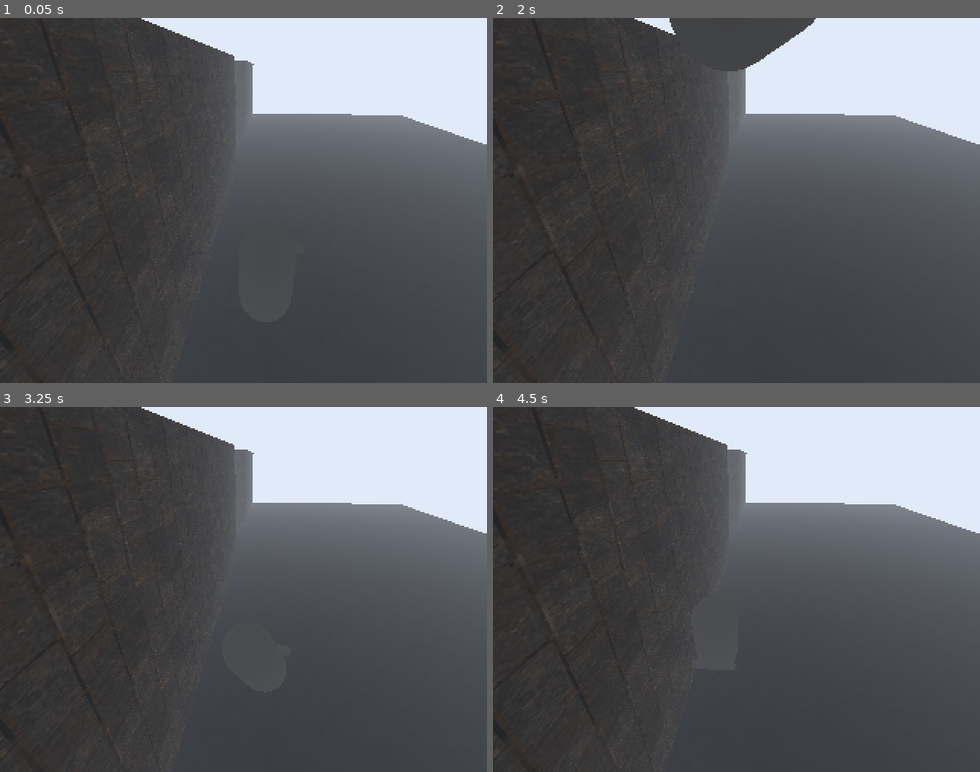
Above: before the commit, frames 1-4 (two rows, left to right).
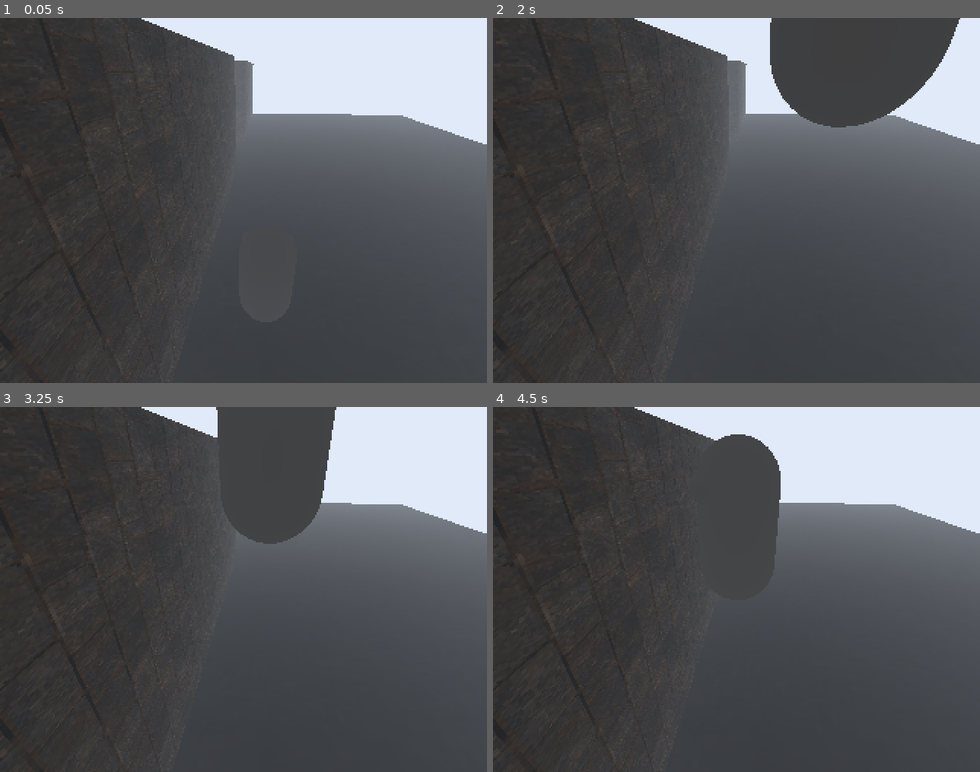
Above: after the commit, the same moments.

Repository: maxrdavidson/demo-disc
Game: Godot game, scene res://DarkCity/Scenes/City1.tscn
Same seed, same stepped clock (60 frames per second), same inputs: the game is played once before the commit and once after it.
Inputs:
- Up to frame 1 (0.05 s): no input
- Up to frame 2 (2 s): tap Enter (ui_accept) at 0.5, 0.77, 1.52 s; hold D (move_right) 0.53-1.28 s; hold Shift (run, bound only after the commit) 0.53-1.28 s; hold S (move_down) from 1.28 s (still down); tap Shift (run, bound only after the commit) at 1.35 s
- Up to frame 3 (3.25 s): release S (move_down) at 2.03 s; hold D (move_right) 2.03-2.78 s; hold Shift (run, bound only after the commit) 2.03-2.78 s; tap Enter (ui_accept) at 2.75, 3.02 s; hold W (move_up) from 2.78 s (still down); tap Shift (run, bound only after the commit) at 2.85 s
- Up to frame 4 (4.5 s): release W (move_up) at 3.53 s; hold Shift (run, bound only after the commit) 3.53-4.28 s; hold A (move_left) from 3.53 s (still down); tap Enter (ui_accept) at 3.77 s; tap Shift (run, bound only after the commit) at 4.35 s

The runs differ from the first frame. In frame 2, 11% of the frame differs, in the area x 36-96%, y 0-30%; in frame 3, 7.1%; in frame 4, 3.5%.

Commit message:
RE-Like tank movement

Diff:
--- a/DarkCity/Scenes/Character.gd
+++ b/DarkCity/Scenes/Character.gd
@@ -1,11 +1,12 @@
 extends CharacterBody3D
 
-var move_speed = 3
+@export var walk_speed:int = 110
+@export var run_speed:int = 250
+@export var turn_speed:int = 8
 var target_velocity = Vector3.ZERO
 var control_offset:int = 0
 var temp_offset = control_offset
 @export var collider: CollisionShape3D
-@export var area_cmd: Node3D
 
 func _ready() -> void:
 	pass
@@ -32,17 +33,15 @@
 
 	# Get the input direction and handle the movement/deceleration.
 	# As good practice, you should replace UI actions with custom gameplay actions.
-	var input_dir := Input.get_vector("move_left", "move_right", "move_up", "move_down")
-	print(input_dir)
-	var direction := (transform.basis * Vector3(input_dir.x, 0, input_dir.y)).normalized()
-	#direction = direction.rotated(Vector3.UP, control_offset)
+	var input_dir := Input.get_vector("move_left", "move_right", "move_up", "move_down").normalized()
 
-	if direction:
-		velocity.x = direction.x * move_speed
-		velocity.z = direction.z * move_speed
-	else:
-		velocity.x = move_toward(velocity.x, 0, move_speed)
-		velocity.z = move_toward(velocity.z, 0, move_speed)
-	#look_at(global_position + velocity, Vector3.UP)
-	rotation = velocity
+	rotation.y -= input_dir.x * turn_speed * delta
+
+	var _speed = walk_speed
+	if Input.is_action_pressed("run"):
+		_speed = run_speed
+	var vel = -transform.basis.z * -input_dir.y * _speed * delta
+	velocity.x = vel.x
+	velocity.z = vel.z
+
 	move_and_slide()
--- /dev/null
+++ b/DarkCity/Scenes/Character.tscn
@@ -0,0 +1,26 @@
+[gd_scene format=3 uid="uid://r04dkhdog5xx"]
+
+[ext_resource type="Script" uid="uid://v6uwdkwcqowm" path="res://DarkCity/Scenes/Character.gd" id="1_y210j"]
+
+[sub_resource type="CapsuleShape3D" id="CapsuleShape3D_d00c2"]
+
+[sub_resource type="CapsuleMesh" id="CapsuleMesh_fabgo"]
+
+[sub_resource type="CapsuleMesh" id="CapsuleMesh_d00c2"]
+radius = 0.1
+height = 1.0
+
+[node name="CharacterBody3D" type="CharacterBody3D" unique_id=1898535286 node_paths=PackedStringArray("collider")]
+collision_mask = 17
+script = ExtResource("1_y210j")
+collider = NodePath("CollisionShape3D")
+
+[node name="CollisionShape3D" type="CollisionShape3D" parent="." unique_id=1595212639]
+shape = SubResource("CapsuleShape3D_d00c2")
+
+[node name="MeshInstance3D" type="MeshInstance3D" parent="." unique_id=543536747]
+mesh = SubResource("CapsuleMesh_fabgo")
+
+[node name="MeshInstance3D2" type="MeshInstance3D" parent="." unique_id=452298219]
+transform = Transform3D(-4.371139e-08, 1, 0, -1, -4.371139e-08, 0, 0, 0, 1, 0, 0.4712454, -0.47191238)
+mesh = SubResource("CapsuleMesh_d00c2")
--- a/DarkCity/Scenes/City1.tscn
+++ b/DarkCity/Scenes/City1.tscn
@@ -2,16 +2,8 @@
 
 [ext_resource type="Texture2D" uid="uid://c86te32ugxfrv" path="res://DarkCity/Assets/Textures/T (1).jpg" id="1_27nht"]
 [ext_resource type="Script" uid="uid://b8vjymm5vla2x" path="res://DarkCity/Scenes/Main.gd" id="1_numeb"]
-[ext_resource type="Script" uid="uid://v6uwdkwcqowm" path="res://DarkCity/Scenes/Character.gd" id="1_tv5f8"]
+[ext_resource type="PackedScene" uid="uid://r04dkhdog5xx" path="res://DarkCity/Scenes/Character.tscn" id="2_numeb"]
 [ext_resource type="Texture2D" uid="uid://dftm6u561mclt" path="res://DarkCity/Assets/Textures/Horror_Brick_11-128x128.png" id="2_tv5f8"]
-
-[sub_resource type="CapsuleShape3D" id="CapsuleShape3D_d00c2"]
-
-[sub_resource type="CapsuleMesh" id="CapsuleMesh_fabgo"]
-
-[sub_resource type="CapsuleMesh" id="CapsuleMesh_d00c2"]
-radius = 0.1
-height = 1.0
 
 [sub_resource type="StandardMaterial3D" id="StandardMaterial3D_pax0p"]
 albedo_texture = ExtResource("1_27nht")
@@ -44,22 +36,8 @@
 current_area = NodePath("Area CMD/Area1")
 area_cmd = NodePath("Area CMD")
 
-[node name="CharacterBody3D" type="CharacterBody3D" parent="." unique_id=679267890 node_paths=PackedStringArray("collider", "area_cmd")]
+[node name="CharacterBody3D" parent="." unique_id=1898535286 instance=ExtResource("2_numeb")]
 transform = Transform3D(1, 0, 0, 0, 1, 0, 0, 0, 1, 0, 0.715034, 10.95414)
-collision_mask = 17
-script = ExtResource("1_tv5f8")
-collider = NodePath("CollisionShape3D")
-area_cmd = NodePath("../Area CMD")
-
-[node name="CollisionShape3D" type="CollisionShape3D" parent="CharacterBody3D" unique_id=220473634]
-shape = SubResource("CapsuleShape3D_d00c2")
-
-[node name="MeshInstance3D" type="MeshInstance3D" parent="CharacterBody3D" unique_id=738256450]
-mesh = SubResource("CapsuleMesh_fabgo")
-
-[node name="MeshInstance3D2" type="MeshInstance3D" parent="CharacterBody3D" unique_id=2031508781]
-transform = Transform3D(-4.371139e-08, 1, 0, -1, -4.371139e-08, 0, 0, 0, 1, 0, 0.4712454, -0.47191238)
-mesh = SubResource("CapsuleMesh_d00c2")
 
 [node name="Node3D" type="Node3D" parent="." unique_id=348424991]
 
--- a/project.godot
+++ b/project.godot
@@ -38,21 +38,37 @@
 move_left={
 "deadzone": 0.2,
 "events": [Object(InputEventKey,"resource_local_to_scene":false,"resource_name":"","device":-1,"window_id":0,"alt_press …(191 unchanged characters)…
+, Object(InputEventJoypadMotion,"resource_local_to_scene":false,"resource_name":"","device":-1,"axis":0,"axis_value":-1.0,"script":null)
 ]
 }
 move_right={
 "deadzone": 0.2,
 "events": [Object(InputEventKey,"resource_local_to_scene":false,"resource_name":"","device":-1,"window_id":0,"alt_press …(192 unchanged characters)…
+, Object(InputEventJoypadMotion,"resource_local_to_scene":false,"resource_name":"","device":-1,"axis":0,"axis_value":1.0,"script":null)
 ]
 }
 move_up={
 "deadzone": 0.2,
 "events": [Object(InputEventKey,"resource_local_to_scene":false,"resource_name":"","device":-1,"window_id":0,"alt_press …(192 unchanged characters)…
+, Object(InputEventJoypadMotion,"resource_local_to_scene":false,"resource_name":"","device":-1,"axis":1,"axis_value":-1.0,"script":null)
 ]
 }
 move_down={
 "deadzone": 0.2,
 "events": [Object(InputEventKey,"resource_local_to_scene":false,"resource_name":"","device":-1,"window_id":0,"alt_press …(192 unchanged characters)…
+, Object(InputEventJoypadMotion,"resource_local_to_scene":false,"resource_name":"","device":-1,"axis":1,"axis_value":1.0,"script":null)
+]
+}
+run={
+"deadzone": 0.2,
+"events": [Object(InputEventKey,"resource_local_to_scene":false,"resource_name":"","device":-1,"window_id":0,"alt_pressed":false,"shift_pressed":false,"ctrl_pressed":false,"meta_pressed":false,"pressed":false,"keycode":0,"physical_keycode":4194325,"key_label":0,"unicode":0,"location":0,"echo":false,"script":null)
+, Object(InputEventJoypadButton,"resource_local_to_scene":false,"resource_name":"","device":-1,"button_index":2,"pressure":0.0,"pressed":true,"script":null)
+]
+}
+tune={
+"deadzone": 0.2,
+"events": [Object(InputEventJoypadButton,"resource_local_to_scene":false,"resource_name":"","device":-1,"button_index":3,"pressure":0.0,"pressed":true,"script":null)
+, Object(InputEventKey,"resource_local_to_scene":false,"resource_name":"","device":-1,"window_id":0,"alt_pressed":false,"shift_pressed":false,"ctrl_pressed":false,"meta_pressed":false,"pressed":false,"keycode":0,"physical_keycode":32,"key_label":0,"unicode":32,"location":0,"echo":false,"script":null)
 ]
 }
 
